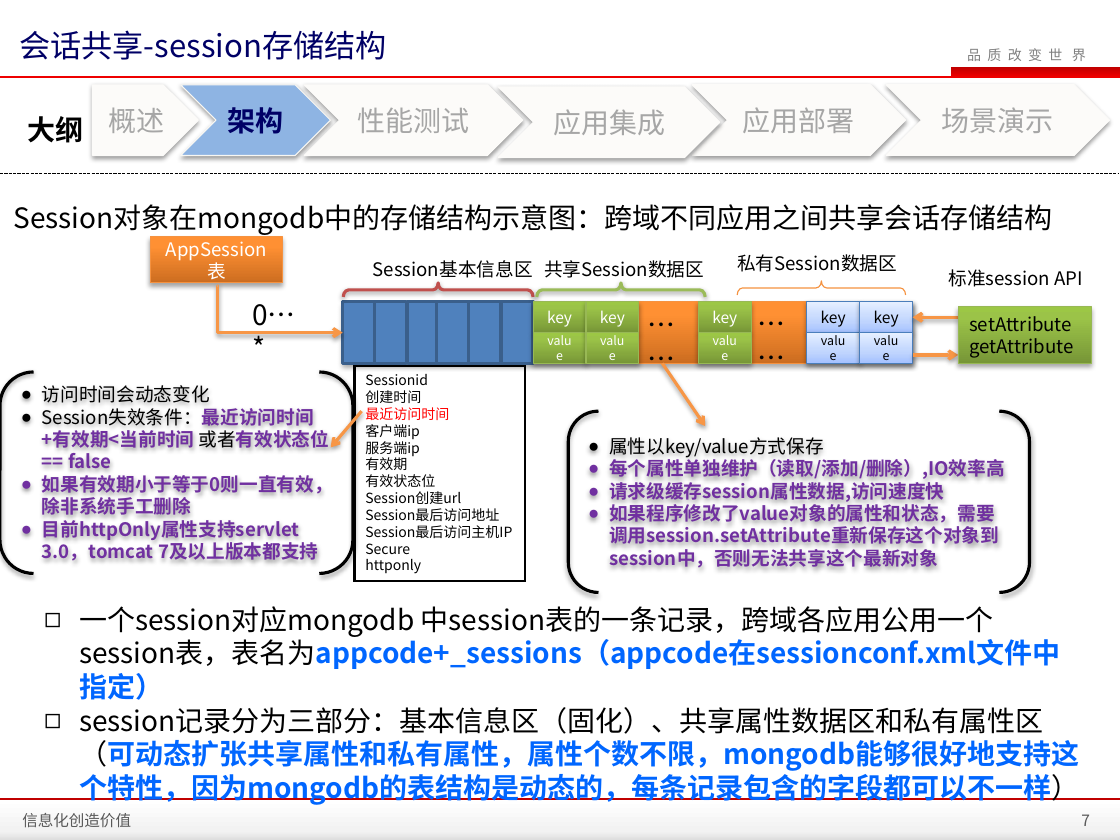
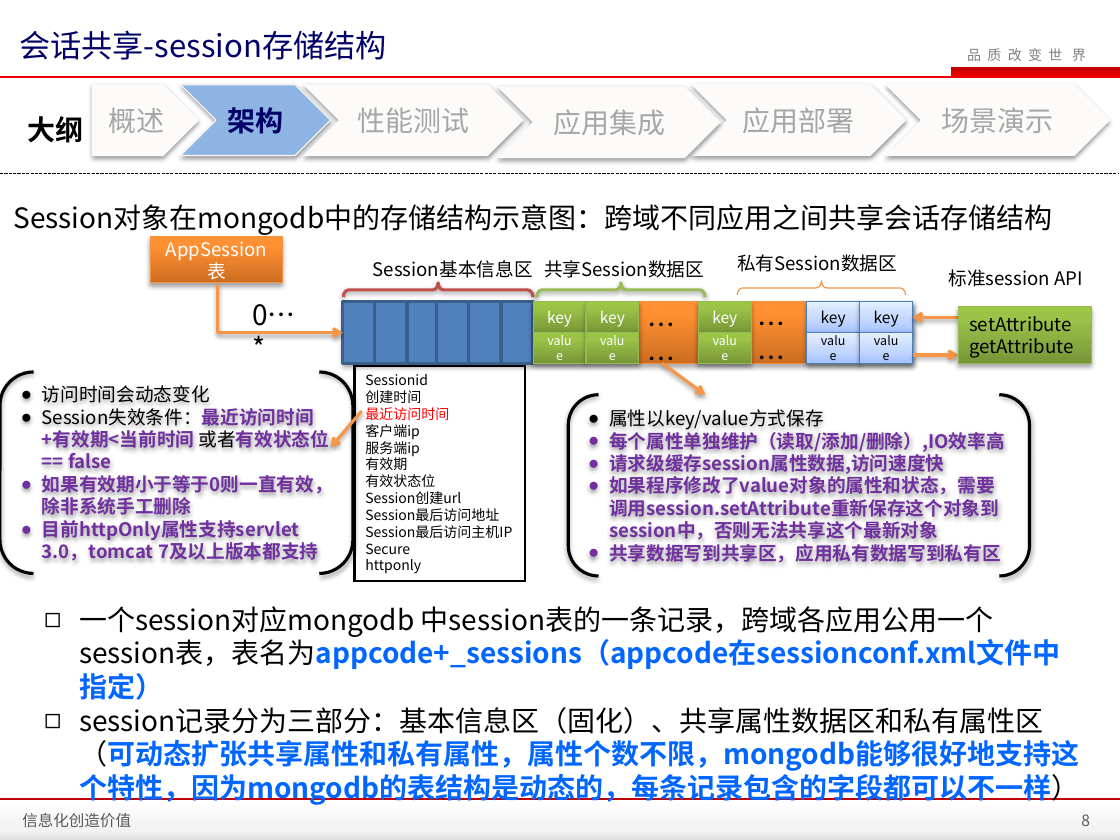
Before and after one commit to zhanght86/bboss-cms, a slide deck: slide 8 of 文档/SanyPDP平台会话共享介绍.pptx (slide 7 before the commit). Drawn at 1120x840 pixels with LibreOffice and Linux fonts; fonts in the diff are those of the drawing; background and template pictures are left out. Boxes give left, top, right and bottom in pixels: in the first picture for what was removed or moved away, otherwise in the second. Text is boxed around its words. In the diff, an @@ line names an element or a change of style, - is before the commit and + after.

Commit message:
完善会话共享文档

```diff
--- a/文档/SanyPDP平台会话共享介绍.pptx
+++ b/文档/SanyPDP平台会话共享介绍.pptx
@@ arrow moved from (662, 364) - (706, 426) to (662, 364) - (706, 394) @@
@@ bracket pair "属性以key/value方式保存": place and size @@
-bracket pair "属性以key/value方式保存" at bbox=[568, 411, 1029, 592]
+bracket pair "属性以key/value方式保存" at bbox=[568, 394, 1029, 576]
@@ text in bracket pair at bbox=[609, 540, 1001, 565]: paragraph added @@
+● 共享数据写到共享区，应用私有数据写到私有区
@@ page number at bbox=[1081, 814, 1090, 826]: text changed @@
-7
+8
```
Also in this commit, not shown: 7 other slides changed, 4 slides added.
